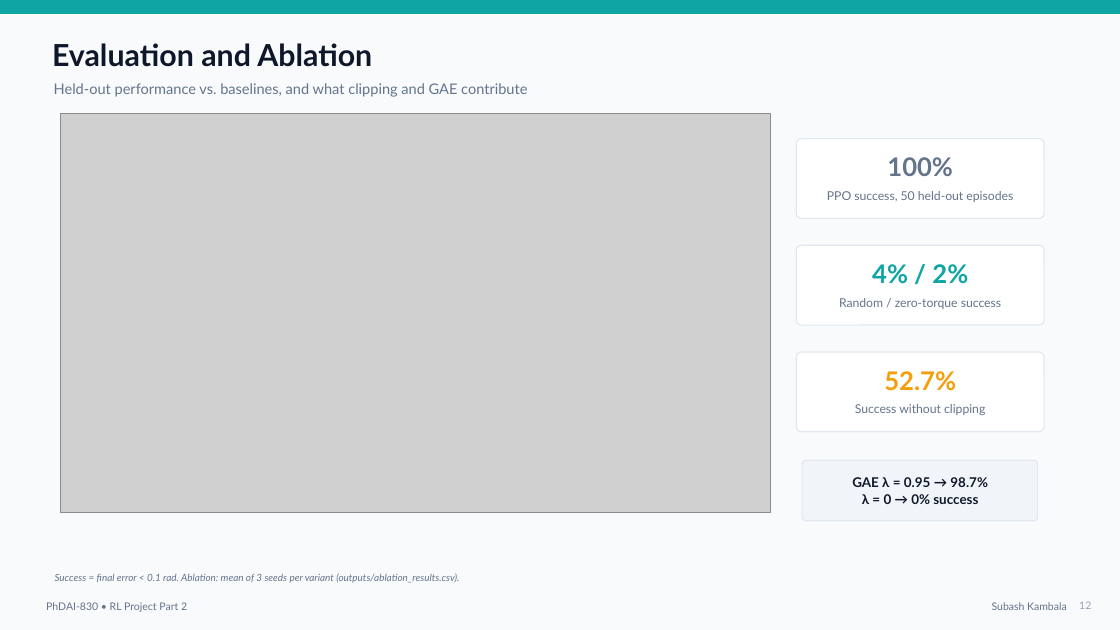
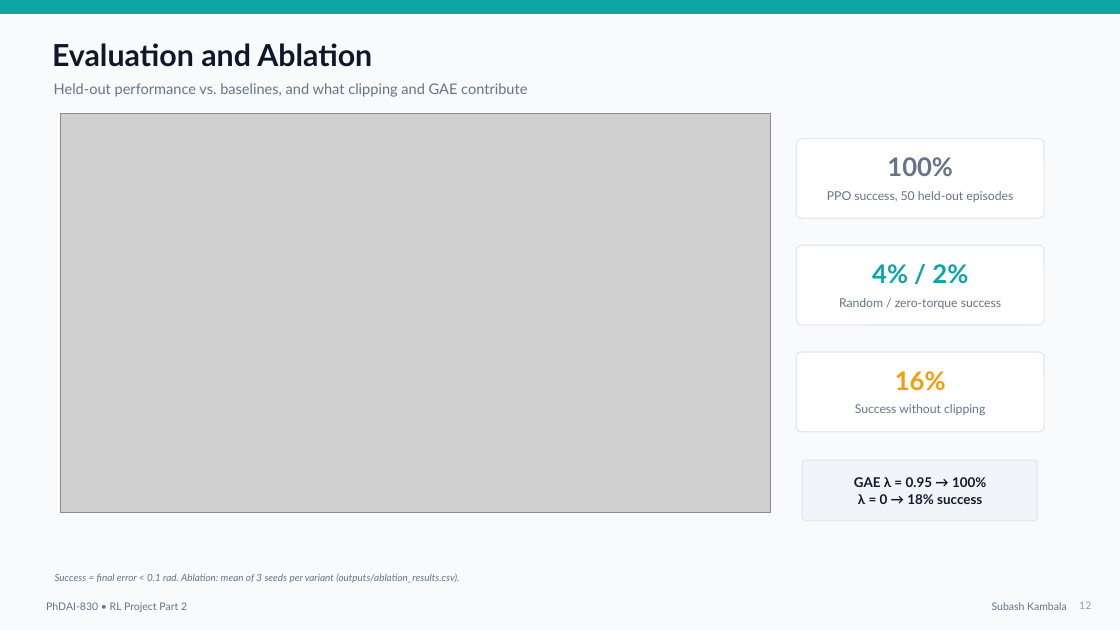
Before and after one commit to Subashswanz/PPO-Robotics-Continuous-Control, a slide deck: slide 12 of presentation/PhDAI_830_PPO_Robotics_Project_Part2_Subash_Kambala.pptx. Drawn at 1120x630 pixels with LibreOffice and Linux fonts; fonts in the diff are those of the drawing; grey boxes stand for pictures. Boxes give left, top, right and bottom in pixels: in the first picture for what was removed or moved away, otherwise in the second. Text is boxed around its words. In the diff, an @@ line names an element or a change of style, - is before the commit and + after.

```diff
--- a/presentation/PhDAI_830_PPO_Robotics_Project_Part2_Subash_Kambala.pptx
+++ b/presentation/PhDAI_830_PPO_Robotics_Project_Part2_Subash_Kambala.pptx
@@ text at (895,371,946,391): text changed @@
-52.7%
+16%
@@ text at (854,477,986,504): text changed @@
-GAE λ = 0.95 → 98.7%
-λ = 0 → 0% success
+GAE λ = 0.95 → 100%
+λ = 0 → 18% success
```
Also in this commit, not shown: 4 other slides changed, 1 other file.
